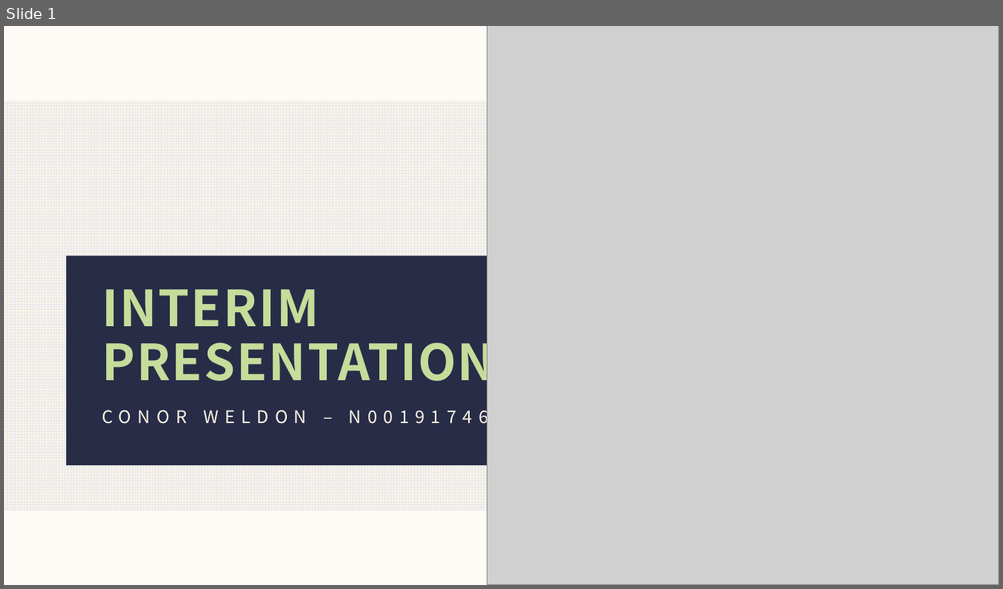
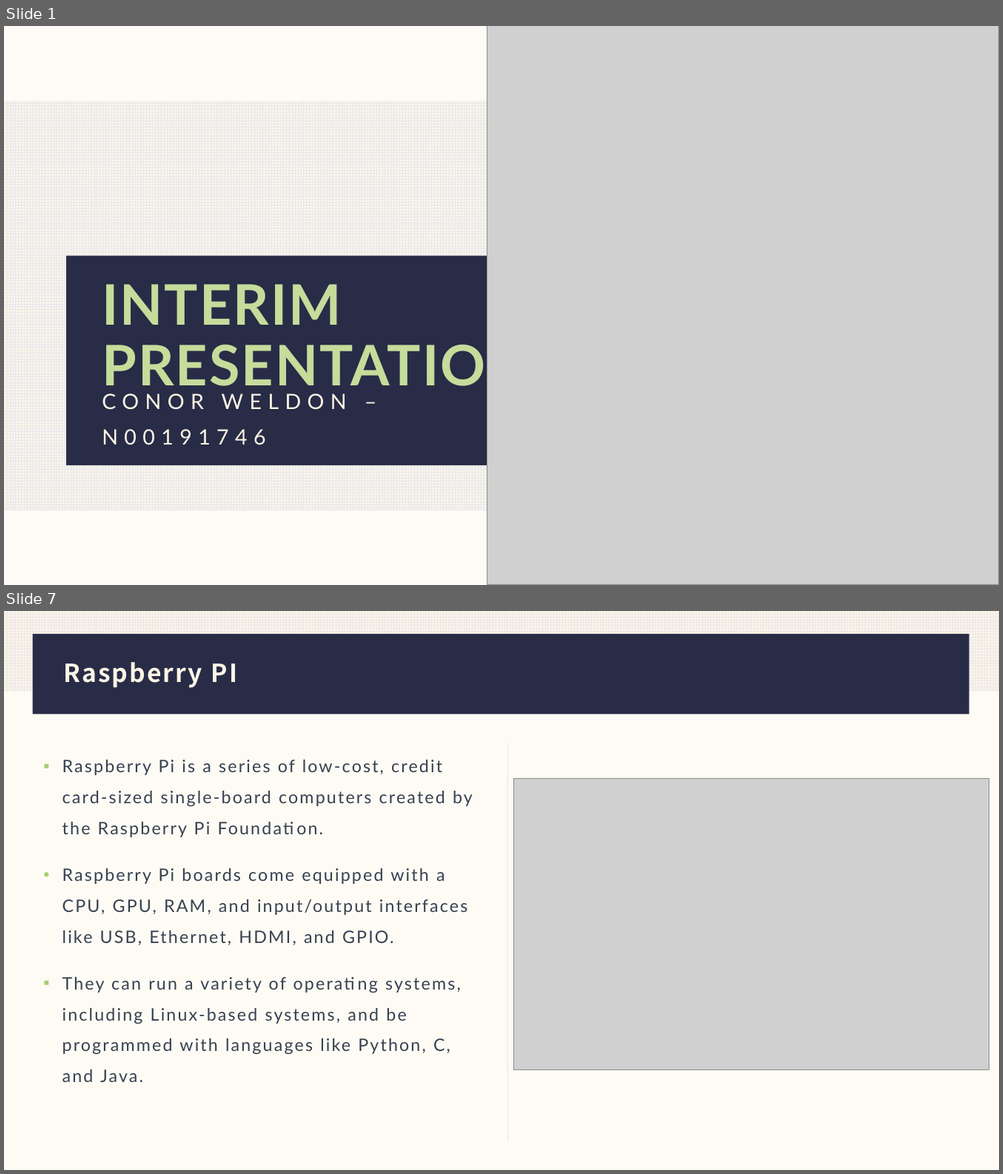
Before and after one commit to IADT-projects/y4-project-ConorWeldon, a slide deck: Docs/Presentation/Presentation.pptx. Shown one above the other, each under a label of ours: slide 1 before the commit, slides 1 and 7 after it; the slides between them are not shown. The pictures are 1003x589 and 1003x1174 pixels, drawn with LibreOffice and Linux fonts; fonts in the diff are those of the drawing; grey boxes stand for pictures. Boxes give left, top, right and bottom in pixels: in the first picture for what was removed or moved away, otherwise in the second. Text is boxed around its words. In the diff, an @@ line names an element or a change of style, - is before the commit and + after.

```diff
--- a/Docs/Presentation/Presentation.pptx
+++ b/Docs/Presentation/Presentation.pptx
@@ slide 7 added at (4, 611, 999, 1170), background #FCF5E5 at 40% opacity @@
@@ rectangle added at (4, 611, 999, 692), fill pattern #EBE6EB on #FCF5E5 @@
@@ rectangle added at (32, 634, 969, 715), fill #282C47 @@
@@ title added at (64, 662, 238, 688), 24 pt, text #FCF5E5, bold @@
+Raspberry PI
@@ line added from (508, 742) to (508, 1143), #E5E7F1 0.5 pt @@
@@ text added at (62, 760, 472, 1082), 16.6 pt, text #374151 @@
+▪ Raspberry Pi is a series of low-cost, credit card-sized single-board computers created by the Raspberry Pi Foundation.
+• Raspberry Pi boards come equipped with a CPU, GPU, RAM, and input/output interfaces like USB, Ethernet, HDMI, and GPIO.
+▪ They can run a variety of operating systems, including Linux-based systems, and be programmed with languages like Python, C, and Java.
@@ picture added at (514, 778, 989, 1070) @@
@@ slide 1 changed as well @@
@@ title "INTERIM PRESENTATION" at (102, 284, 530, 396): size 48 to 54 pt, font Noto Sans CJK JP to Lato @@
@@ text "CONOR WELDON – N00191746" at (102, 394, 347, 446): size 16.8 to 20.4 pt, font Noto Sans CJK JP to Lato; line spacing 1.3 to 1.4 @@
```
Also in this commit, not shown: 2 other slides changed, 11 other slides added, 15 slides removed.
